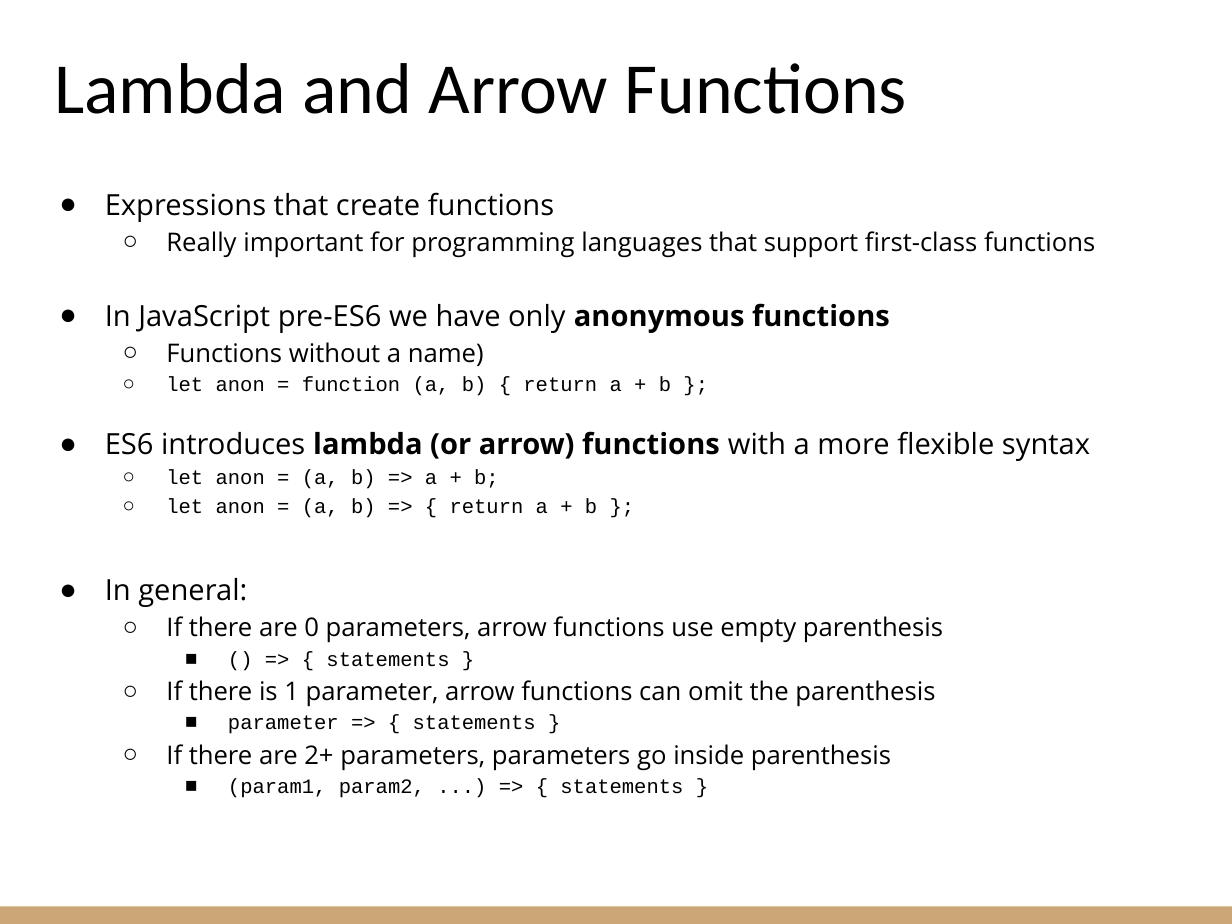
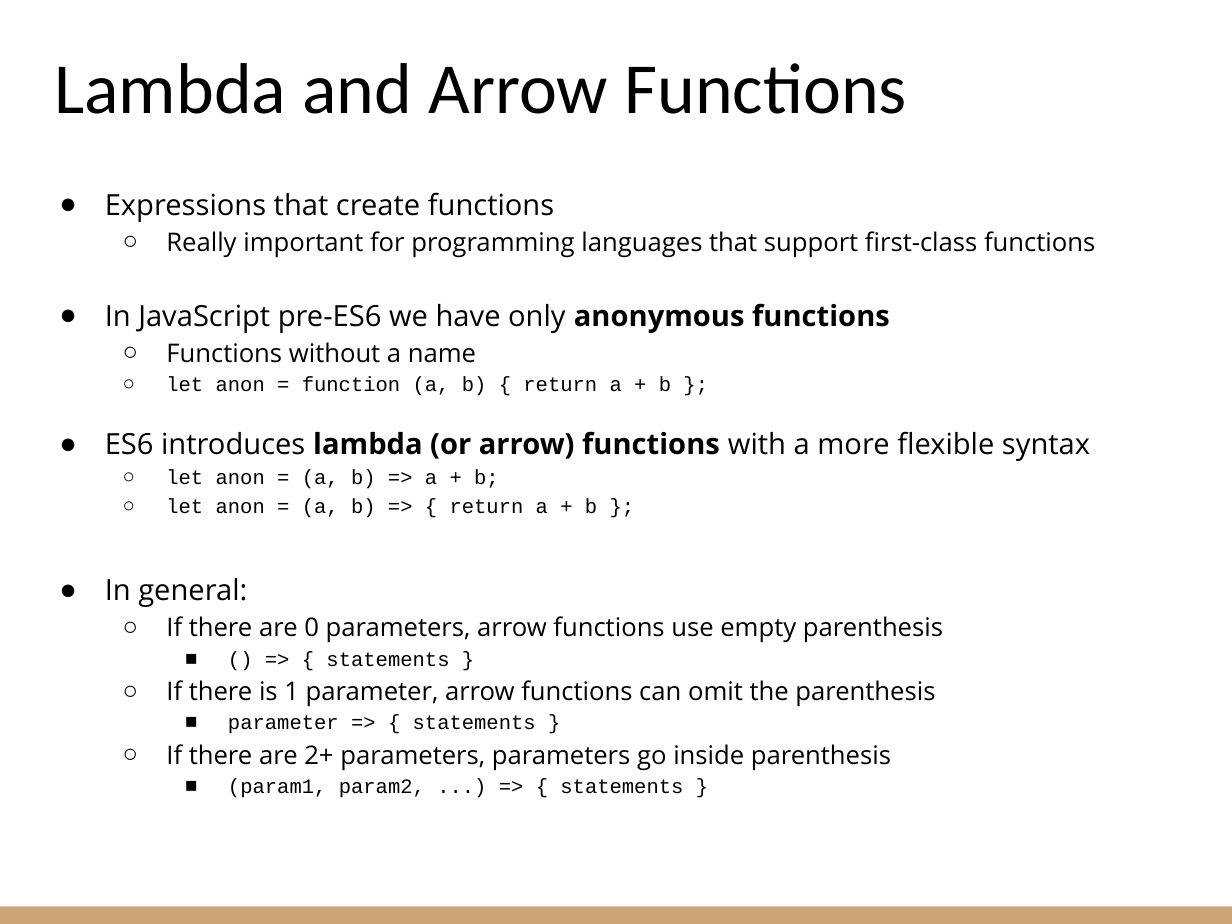
Before and after one commit to riccardoberta/makers, a slide deck: slide 4 of 04 - JavaScript/slides.pptx. Drawn at 1232x924 pixels with LibreOffice and Linux fonts; fonts in the diff are those of the drawing. Boxes give left, top, right and bottom in pixels: in the first picture for what was removed or moved away, otherwise in the second. Text is boxed around its words. In the diff, an @@ line names an element or a change of style, - is before the commit and + after.

```diff
--- a/04 - JavaScript/slides.pptx
+++ b/04 - JavaScript/slides.pptx
@@ text at box(166, 342, 476, 363): text changed @@
-  ○ Functions without a name)
+  ○ Functions without a name
```
Also in this commit, not shown: 7 other slides changed, 7 other files.
